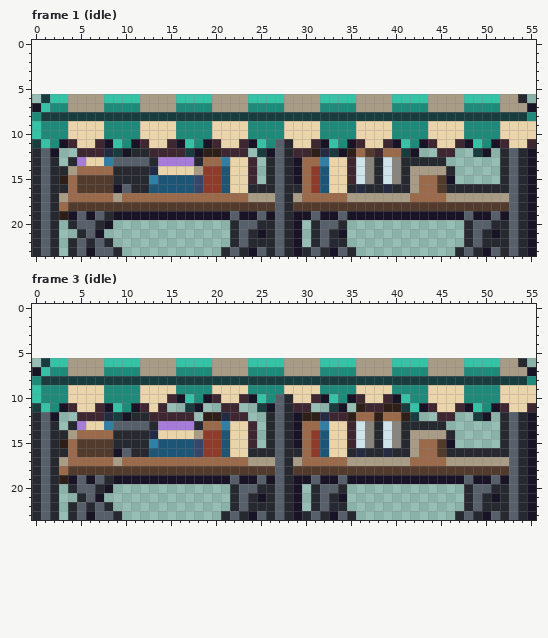
Pixel-art file: art/hood-markets/market-stall-2@50.aseprite. Above is the file before it was changed.
56x18 pixels, 4 frames. Shown: frame 1 (idle), frame 3 (idle). The old version is drawn lined up with the new one, on the new canvas. The commit also changed other frames, which this record leaves out.
The result:
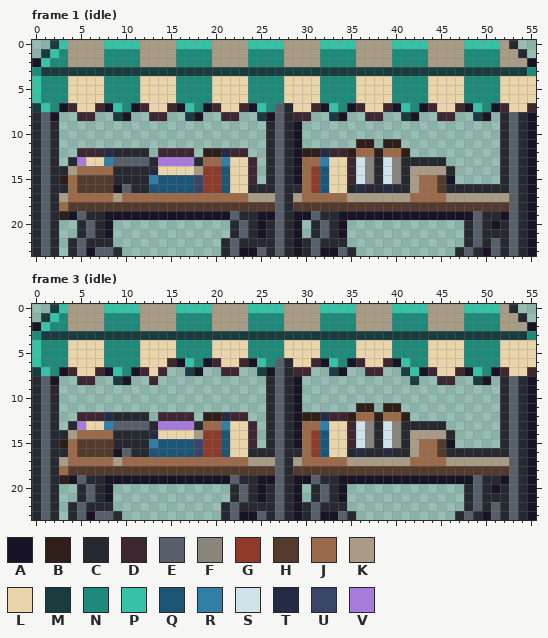
Palette (. is transparent): A #181425  B #2e2019  C #26292f  D #3e2731  E #57606a  F #8a857c  G #8e3b2b  H #523a2c  J #9a6a4a  K #a99c86  L #ead4aa  M #193c3e  N #1f8a7a  P #35c2a6  Q #1d5576  R #2f7fa6  S #cfe3ea  T #262b44  U #3a4466  V #a77bd9
Diff:
canvas 56x18 -> 56x24, the old top-left corner now at 0,6
Frame 1 (idle):
y 0: x 2..53 .................................................... -> MPKKKKPPPPKKKKPPPPKKKKPPPPKKKKPPPPKKKKPPPPKKKKPPPPKC
y 1: x 1..54 ...................................................... -> MPNKKKKNNNNKKKKNNNNKKKKNNNNKKKKNNNNKKKKNNNNKKKKNNNNKKC
y 2: x 0..55 ........................................................ -> APNNKKKKNNNNKKKKNNNNKKKKNNNNKKKKNNNNKKKKNNNNKKKKNNNNKKKA
y 3: x 0..55 ........................................................ -> NMMMMMMMMMMMMMMMMMMMMMMMMMMMMMMMMMMMMMMMMMMMMMMMMMMMMMMN
y 4..5: x 0..55 ........................................................ -> PNNNLLLLNNNNLLLLNNNNLLLLNNNNLLLLNNNNLLLLNNNNLLLLNNNNLLLL
y 6: x 0..55 .MPPKKKKPPPPKKKKPPPPKKKKPPPPKKKKPPPPKKKKPPPPKKKKPPPPKKC. -> PNNNLLLLNNNNLLLLNNNNLLLLNNNNLLLLNNNNLLLLNNNNLLLLNNNNLLLL
y 7: x 0 A -> M; x 3..9 NKKKKNN -> ADLLDAP; x 11..17 NKKKKNN -> ADLLDAP; x 19..25 NKKKKNN -> ADLLDAP; x 27..33 NKKKKNN -> ECLLDAP; x 35..41 NKKKKNN -> ADLLDAP; x 43..49 NKKKKNN -> ADLLDAP; x 51..55 NKKKA -> ADLLD
y 8: x 0..8 NMMMMMMMM -> CEA..DD..; x 10..16 MMMMMMM -> A..DD..; x 18..24 MMMMMMM -> A..DD..; x 26..32 MMMMMMM -> AECDD..; x 34..40 MMMMMMM -> A..DD..; x 42..48 MMMMMMM -> A..DD..; x 50..55 MMMMMN -> A.CECA
y 9..10: x 0..55 PNNNLLLLNNNNLLLLNNNNLLLLNNNNLLLLNNNNLLLLNNNNLLLLNNNNLLLL -> CEC.......................CECA......................CECA
y 11: x 0..26 MPNADLLDAPNADLLDAPNADLLDAPN -> CEC.......................C; x 29..55 LLDAPNADLLDAPNADLLDAPNADLLD -> A......BB.BB...........CECA
y 12: x 2 A -> C; x 9..10 MA -> CC; x 13 D -> .; x 17..18 MA -> D.; x 21 D -> T; x 25..26 MA -> .C; x 29..30 DD -> AB; x 33..34 MA -> DD; x 37..38 HD -> JB; x 41..42 MA -> B.; x 45..46 DD -> ..; x 49..50 MA -> ..
y 19: x 6..8 AEC -> CCA; x 23..25 AAE -> CCA; x 32..34 AAE -> CCA; x 48..51 EAAE -> AECC
y 20: x 4..5 CE -> .C; x 24..25 EC -> CA; x 33..34 EC -> CA; x 50..51 EC -> CA
y 21: x 7..8 A. -> CA; x 51 A -> C
y 22: x 7 E -> C; x 21..23 .CE -> CEC; x 30..32 .CE -> CEC; x 51 C -> E
y 23: x 23 C -> A; x 32 C -> A
Frame 3 (idle):
y 0: x 2..53 .................................................... -> MPKKKKPPPPKKKKPPPPKKKKPPPPKKKKPPPPKKKKPPPPKKKKPPPPKC
y 1: x 1..54 ...................................................... -> MPNKKKKNNNNKKKKNNNNKKKKNNNNKKKKNNNNKKKKNNNNKKKKNNNNKKC
y 2: x 0..55 ........................................................ -> APNNKKKKNNNNKKKKNNNNKKKKNNNNKKKKNNNNKKKKNNNNKKKKNNNNKKKA
y 3: x 0..55 ........................................................ -> NMMMMMMMMMMMMMMMMMMMMMMMMMMMMMMMMMMMMMMMMMMMMMMMMMMMMMMN
y 4..5: x 0..55 ........................................................ -> PNNNLLLLNNNNLLLLNNNNLLLLNNNNLLLLNNNNLLLLNNNNLLLLNNNNLLLL
y 6: x 0..16 .MPPKKKKPPPPKKKKP -> PNNNLLLLNNNNLLLDA; x 18..24 PPKKKKP -> NADLLDA; x 26..32 PPKKKKP -> NECLLDA; x 34..40 PPKKKKP -> NADLLDA; x 42..55 PPKKKKPPPPKKC. -> NNLLLLNNNNLLLL
y 7: x 0 A -> M; x 3..9 NKKKKNN -> ADLLDAP; x 11..49 NKKKKNNNNKKKKNNNNKKKKNNNNKKKKNNNNKKKKNN -> ADLD..MA..DD..MAECDD..MA..DD..MPADLLDAP; x 51..55 NKKKA -> ADLLD
y 8: x 0..8 NMMMMMMMM -> CEA..DD..; x 10..41 MMMMMMMMMMMMMMMMMMMMMMMMMMMMMMMM -> A..D............CECA............; x 43..48 MMMMMM -> ..DD..; x 50..55 MMMMMN -> A.CECA
y 9: x 0..55 PNNNLLLLNNNNLLLLNNNNLLLLNNNNLLLLNNNNLLLLNNNNLLLLNNNNLLLL -> CEC.......................CECA......................CECA
y 10: x 0..26 PNNNLLLLNNNNLLLDAPNADLLDAPN -> CEC.......................C; x 29..55 LLDAPNADLLDAPNNLLLLNNNNLLLL -> A......................CECA
y 11: x 0..14 MPNADLLDAPNADLD -> CEC............; x 17..18 MA -> ..; x 21..22 DD -> ..; x 25..26 MA -> .C; x 29..30 DD -> A.; x 33..34 MA -> ..; x 37..38 DD -> B.; x 41..55 MPADLLDAPNADLLD -> ...........CECA
y 12: x 2 A -> C; x 9..10 MA -> CC; x 13 D -> .; x 42 M -> .; x 45..46 DD -> ..; x 49..50 MA -> ..
y 19: x 6..8 AEC -> CCA; x 23..25 AAE -> CCA; x 32..34 AAE -> CCA; x 48..51 EAAE -> AECC
y 20: x 4..5 CE -> .C; x 24..25 EC -> CA; x 33..34 EC -> CA; x 50..51 EC -> CA
y 21: x 7..8 A. -> CA; x 51 A -> C
y 22: x 7 E -> C; x 21..23 .CE -> CEC; x 30..32 .CE -> CEC; x 51 C -> E
y 23: x 23 C -> A; x 32 C -> A
